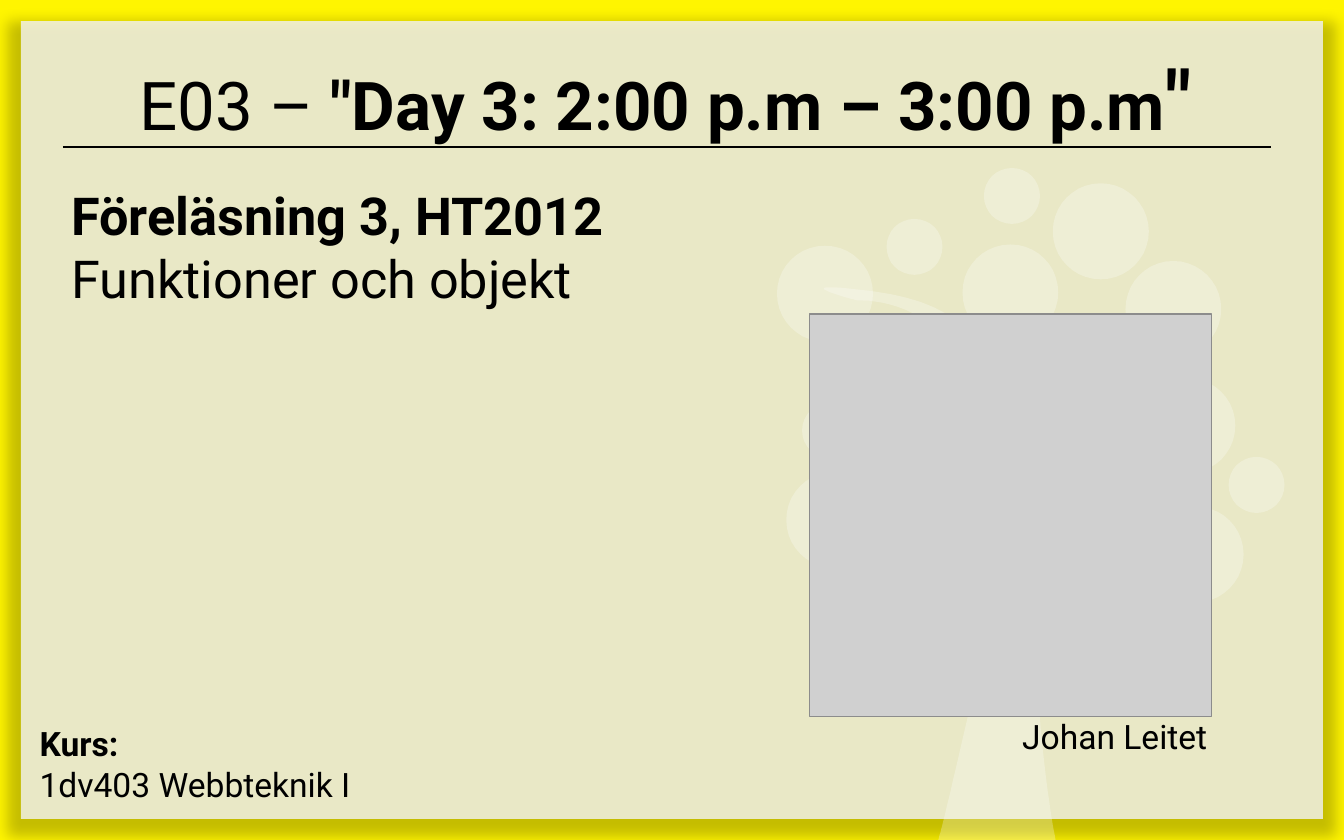
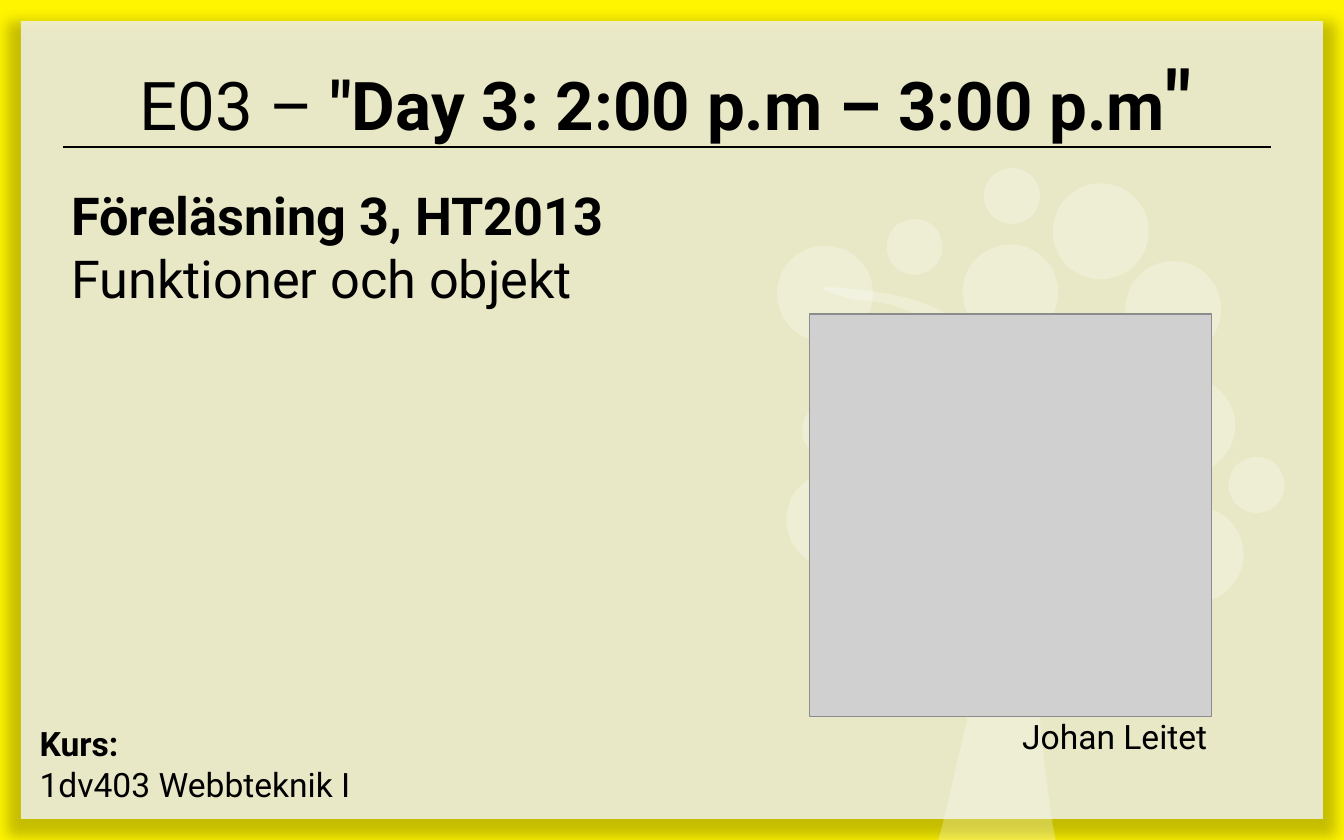
Before and after one commit to ed222an/Kursmaterial-JavaScript, a slide deck: slide 1 of lectures/E03-Funktioner/E03 - Funktioner.pptx. Drawn at 1344x840 pixels with LibreOffice and Linux fonts; fonts in the diff are those of the drawing; grey boxes stand for pictures. Boxes give left, top, right and bottom in pixels: in the first picture for what was removed or moved away, otherwise in the second. Text is boxed around its words. In the diff, an @@ line names an element or a change of style, - is before the commit and + after.

```diff
--- a/lectures/E03-Funktioner/E03 - Funktioner.pptx
+++ b/lectures/E03-Funktioner/E03 - Funktioner.pptx
@@ text at bbox=[71, 195, 603, 246]: text changed @@
-Föreläsning 3, HT2012
+Föreläsning 3, HT2013
```
Also in this commit, not shown: 1 other file.
